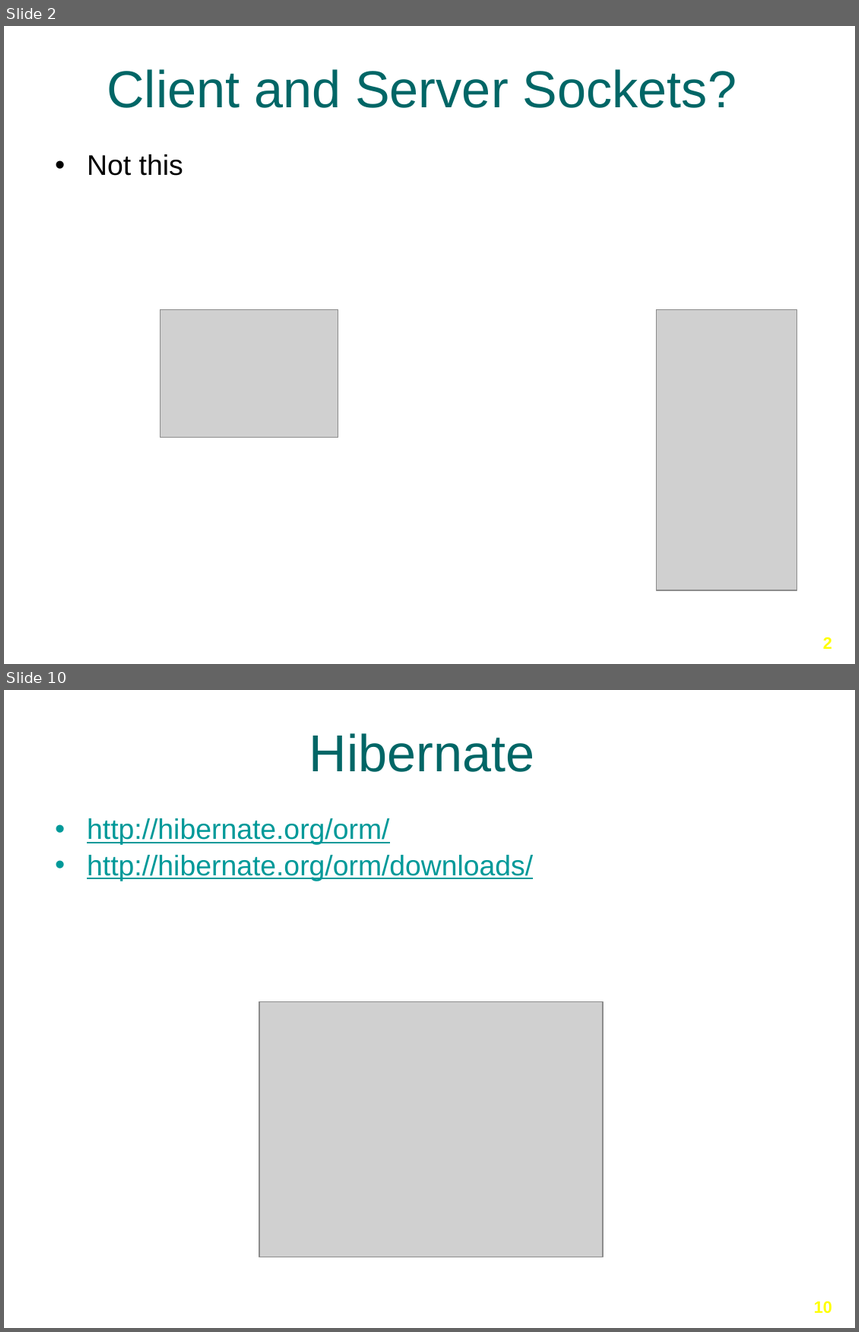
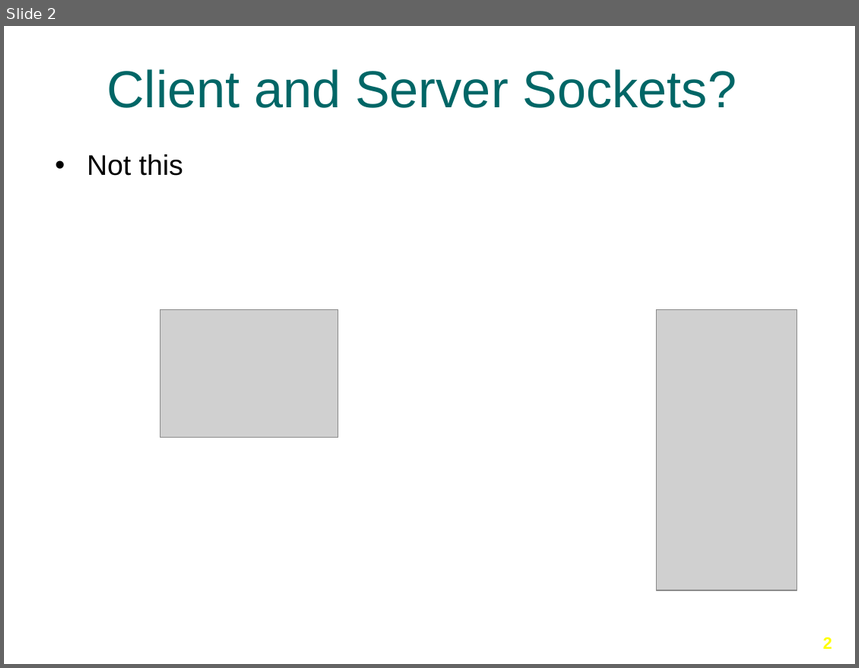
Before and after one commit to Ansilacerda/CIT360-Portfolio, a slide deck: Presentations/Client and Server Sockets/Client-Server-Sockets.pptx. Shown one above the other, each under a label of ours: slides 2 and 10 before the commit, slide 2 after it; the slides between them are not shown. The pictures are 859x1332 and 859x668 pixels, drawn with LibreOffice and Linux fonts; fonts in the diff are those of the drawing; grey boxes stand for pictures; background and template pictures are left out. Boxes give left, top, right and bottom in pixels: in the first picture for what was removed or moved away, otherwise in the second. Text is boxed around its words. In the diff, an @@ line names an element or a change of style, - is before the commit and + after.

```diff
--- a/Presentations/Client and Server Sockets/Client-Server-Sockets.pptx
+++ b/Presentations/Client and Server Sockets/Client-Server-Sockets.pptx
@@ slide 10 removed at [4, 690, 855, 1328], background picture (left out) @@
@@ title removed at [310, 733, 535, 772] @@
-Hibernate
@@ text removed at [87, 818, 533, 881] @@
-• http://hibernate.org/orm/
-• http://hibernate.org/orm/downloads/
@@ picture removed at [259, 1002, 603, 1258] @@
@@ page number removed at [814, 1302, 832, 1314] @@
-10
```
Also in this commit, not shown: 1 slide changed, 9 slides added, 7 other slides removed, 23 other files.
